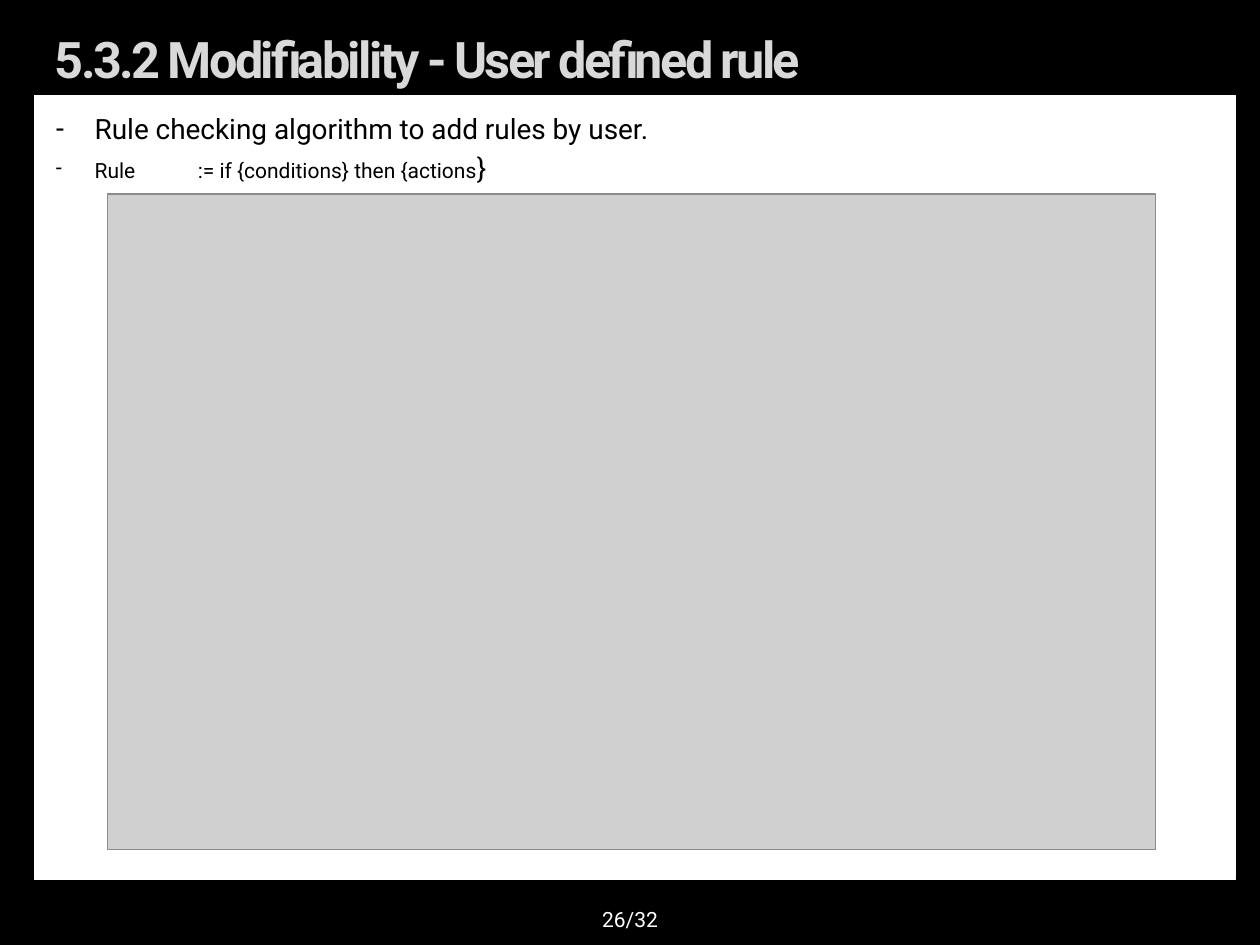
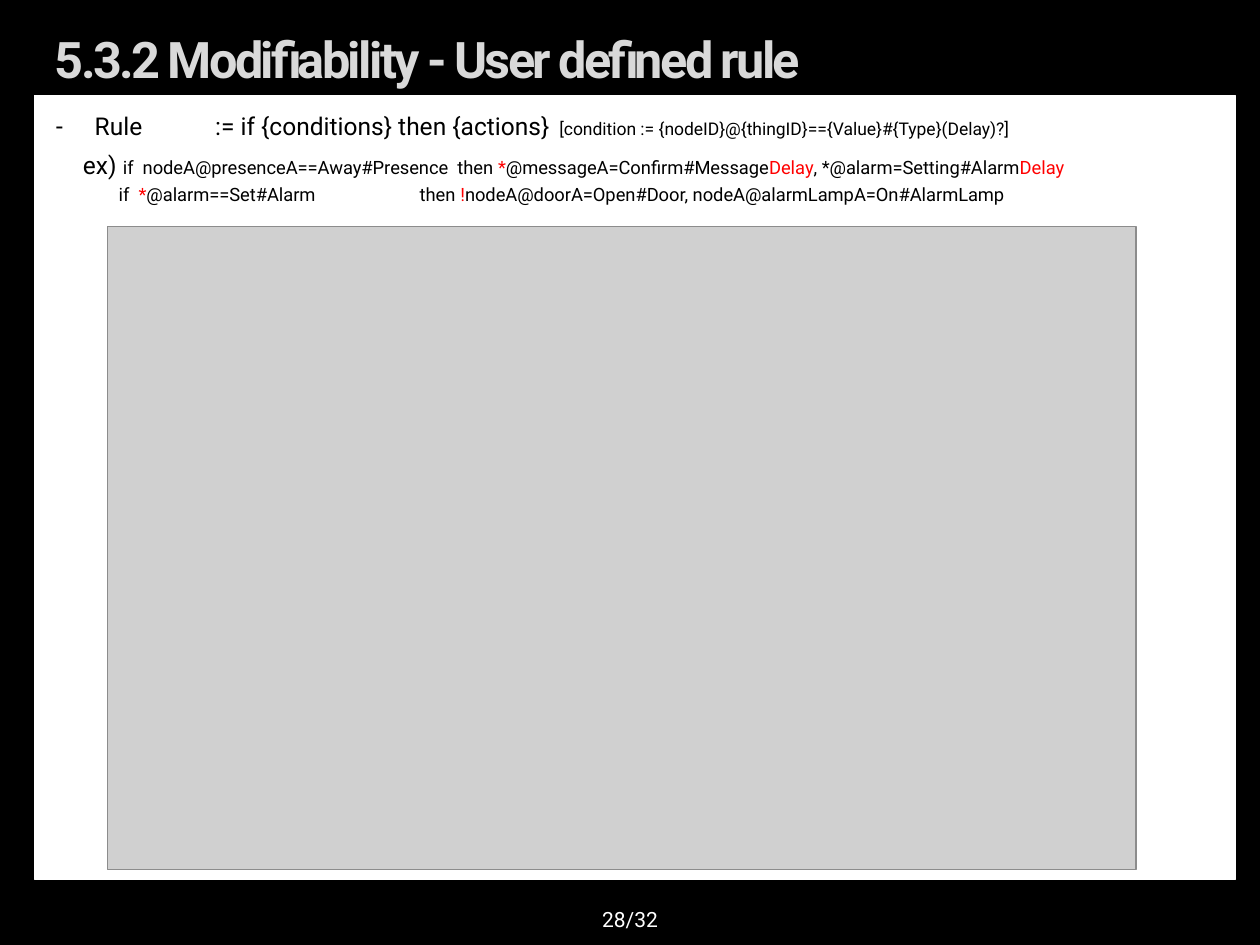
Before and after one commit to youkkwon/smarthome, a slide deck: slide 28 of doc/Docs/IoT System Final Presentation_06261722.pptx (slide 26 before the commit). Drawn at 1260x945 pixels with LibreOffice and Linux fonts; fonts in the diff are those of the drawing; grey boxes stand for pictures; background and template pictures are left out. Boxes give left, top, right and bottom in pixels: in the first picture for what was removed or moved away, otherwise in the second. Text is boxed around its words. In the diff, an @@ line names an element or a change of style, - is before the commit and + after.

Commit message:
add rule example

```diff
--- a/doc/Docs/IoT System Final Presentation_06261722.pptx
+++ b/doc/Docs/IoT System Final Presentation_06261722.pptx
@@ text at box(83, 116, 1065, 205): text changed; size 16 to 10.5 pt @@
-– Rule checking algorithm to add rules by user.
-– Rule := if {conditions} then {actions}
+– Rule := if {conditions} then {actions} [condition := {nodeID}@{thingID}=={Value}#{Type}(Delay)?]
+ex) if nodeA@presenceA==Away#Presence then *@messageA=Confirm#MessageDelay, *@alarm=Setting#AlarmDelay
+if *@alarm==Set#Alarm then !nodeA@doorA=Open#Door, nodeA@alarmLampA=On#AlarmLamp
@@ picture: place and size @@
-picture at box(107, 194, 1155, 849)
+picture at box(107, 227, 1135, 869)
@@ page number at box(602, 912, 658, 929): text changed @@
-26/32
+28/32
```
Also in this commit, not shown: 2 slides added.
